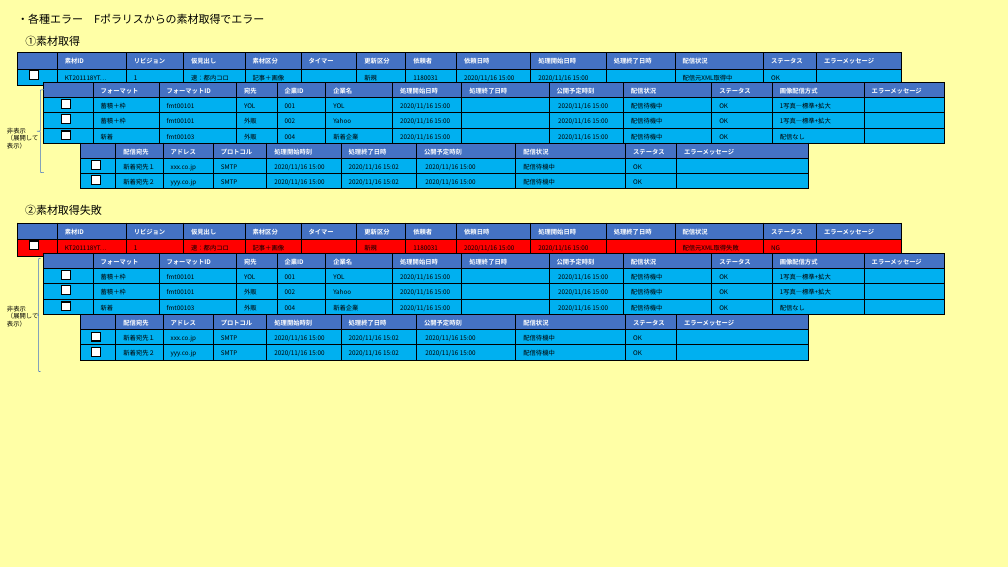
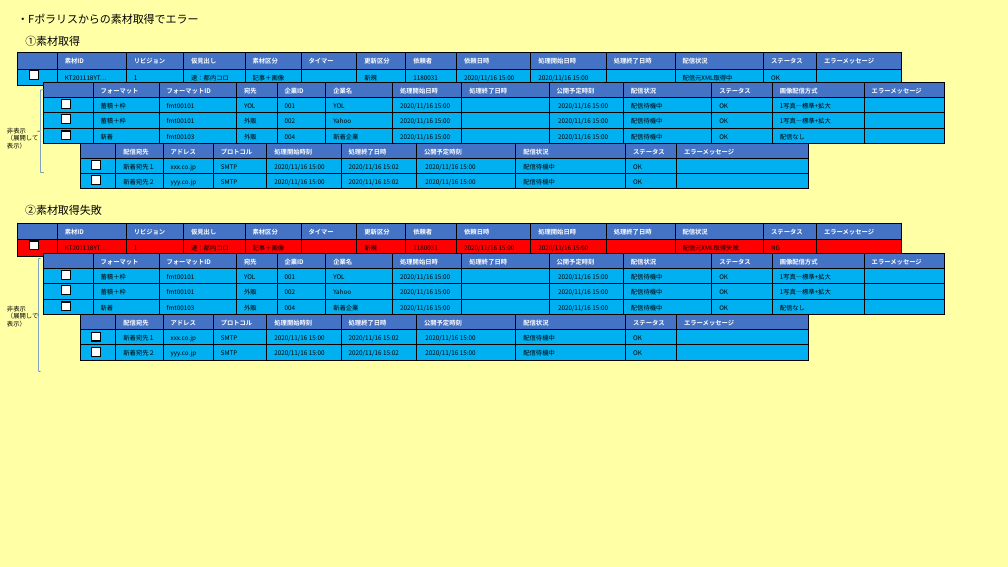
Before and after one commit to TKBTK48/JBSTexrBook, a slide deck: slide 17 of 画面遷移検討.pptx (slide 16 before the commit). Drawn at 1008x567 pixels with LibreOffice and Linux fonts; fonts in the diff are those of the drawing. Boxes give left, top, right and bottom in pixels: in the first picture for what was removed or moved away, otherwise in the second. Text is boxed around its words. In the diff, an @@ line names an element or a change of style, - is before the commit and + after.

```diff
--- a/画面遷移検討.pptx
+++ b/画面遷移検討.pptx
@@ text at bbox=[17, 13, 198, 24]: text changed @@
-・各種エラー Fポラリスからの素材取得でエラー
+・Fポラリスからの素材取得でエラー
```
Also in this commit, not shown: 81 other slides changed, 23 slides added, 3 slides removed.
